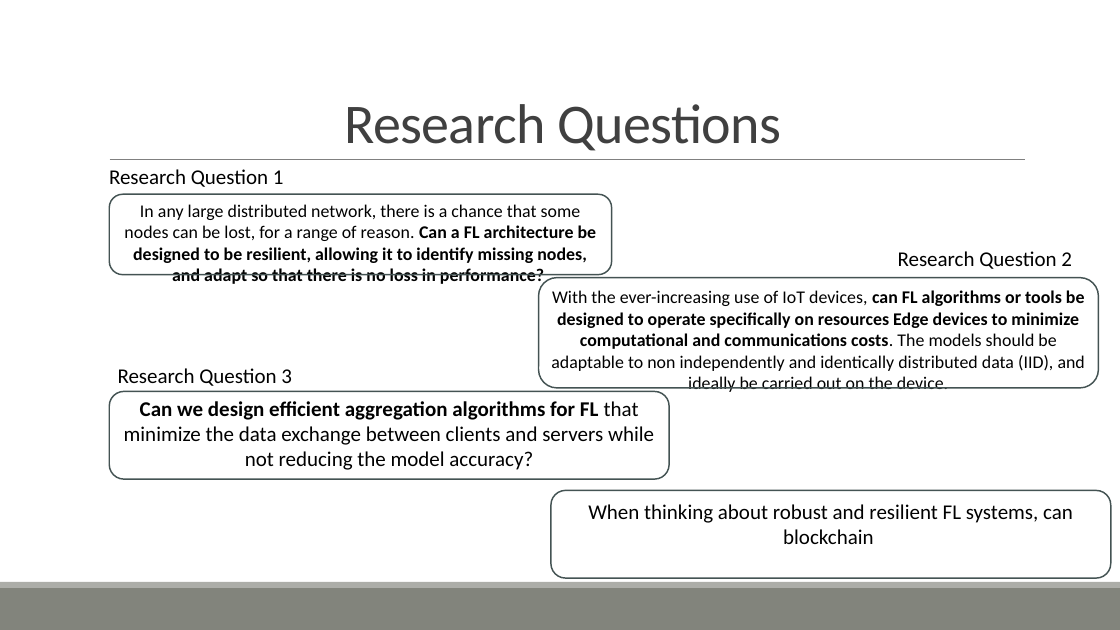
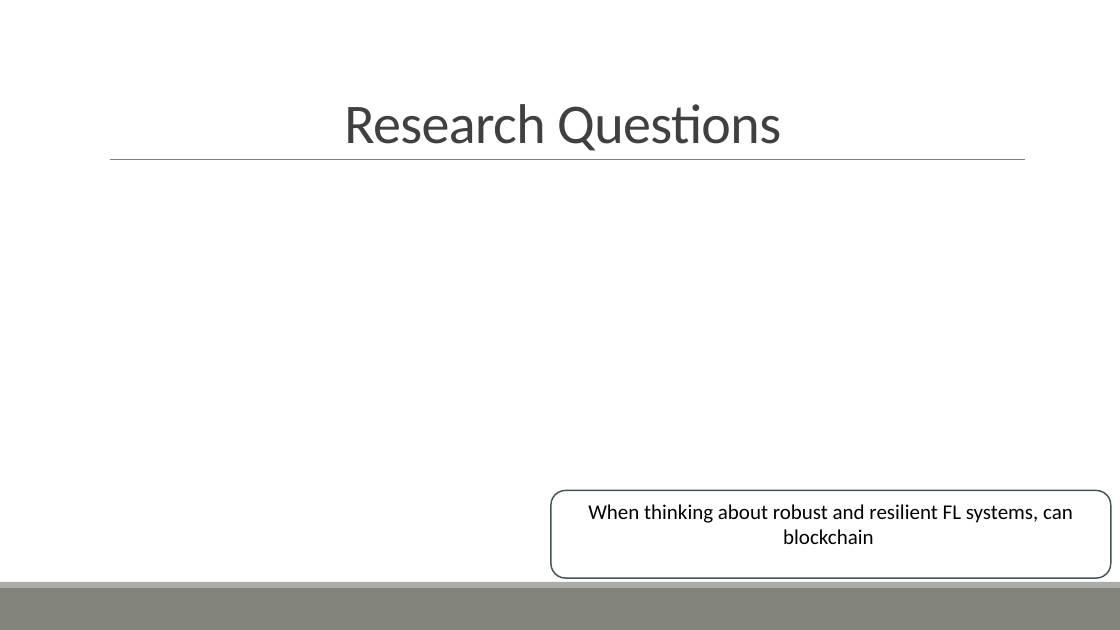
Before and after one commit to ofithcheallaigh/phd, a slide deck: slide 7 of Presentations/Supervisor Meetings/2024/Upcoming Meeting.pptx (slide 8 before the commit). Drawn at 1120x630 pixels with LibreOffice and Linux fonts; fonts in the diff are those of the drawing. Boxes give left, top, right and bottom in pixels: in the first picture for what was removed or moved away, otherwise in the second. Text is boxed around its words. In the diff, an @@ line names an element or a change of style, - is before the commit and + after.

```diff
--- a/Presentations/Supervisor Meetings/2024/Upcoming Meeting.pptx
+++ b/Presentations/Supervisor Meetings/2024/Upcoming Meeting.pptx
@@ text removed at (109, 169, 284, 187) @@
-Research Question 1
@@ rounded rectangle removed at (109, 194, 612, 275) @@
@@ text removed at (124, 204, 597, 286) @@
-In any large distributed network, there is a chance that some nodes can be lost, for a range of reason. Can a FL architecture be designed to be resilient, allowing it to identify missing nodes, and adapt so that there is no loss in performance?
@@ text removed at (898, 251, 1072, 269) @@
-Research Question 2
@@ rounded rectangle removed at (539, 278, 1099, 388) @@
@@ text removed at (551, 290, 1085, 392) @@
-With the ever-increasing use of IoT devices, can FL algorithms or tools be designed to operate specifically on resources Edge devices to minimize computational and communications costs. The models should be adaptable to non independently and identically distributed data (IID), and ideally be carried out on the device.
@@ text removed at (118, 368, 292, 386) @@
-Research Question 3
@@ rounded rectangle removed at (109, 392, 670, 479) @@
@@ text removed at (124, 401, 654, 470) @@
-Can we design efficient aggregation algorithms for FL that minimize the data exchange between clients and servers while not reducing the model accuracy?
```
Also in this commit, not shown: 1 other slide changed, 1 slide removed.
